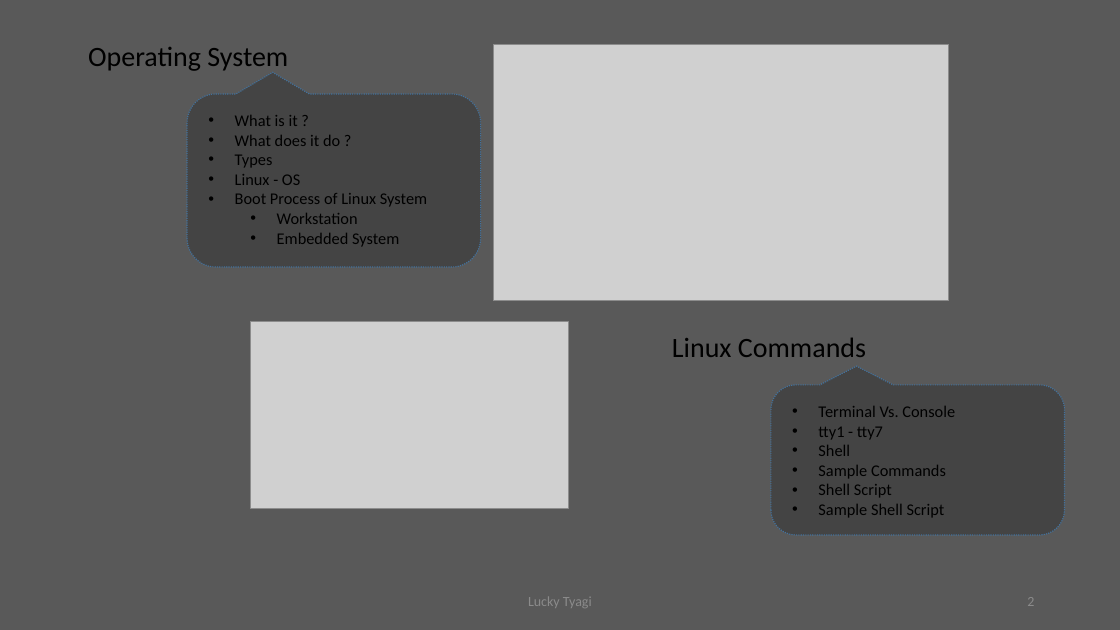
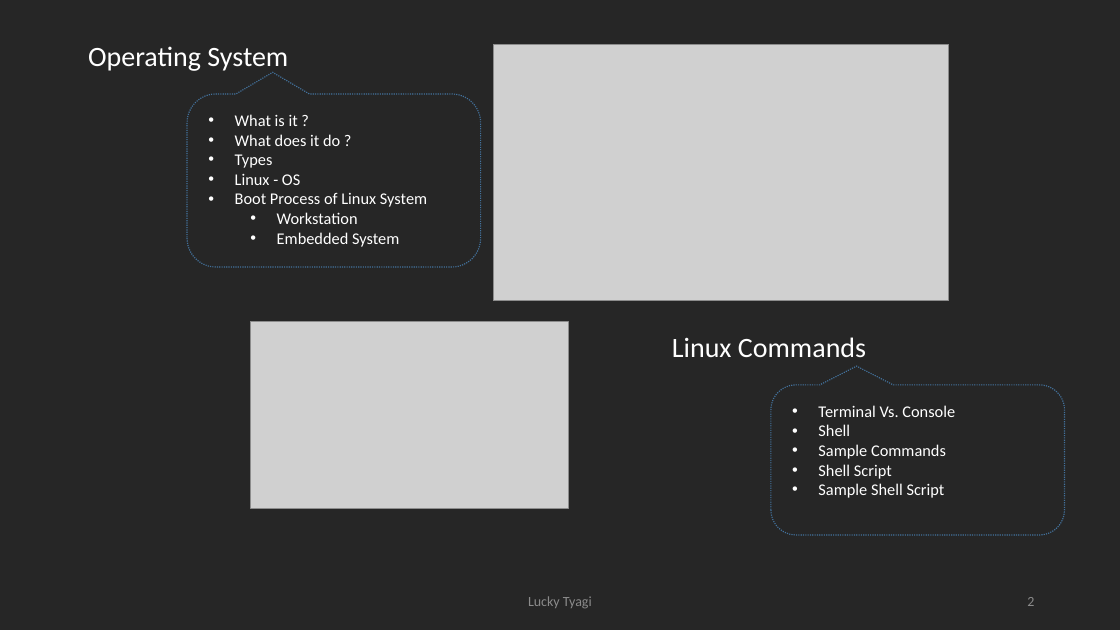
Before and after one commit to LuckyTyagi279/Misc, a slide deck: slide 2 of FRESHERS TRAINING.pptx. Drawn at 1120x630 pixels with LibreOffice and Linux fonts; fonts in the diff are those of the drawing; grey boxes stand for pictures. Boxes give left, top, right and bottom in pixels: in the first picture for what was removed or moved away, otherwise in the second. Text is boxed around its words. In the diff, an @@ line names an element or a change of style, - is before the commit and + after.

Commit message:
Update Presentation

```diff
--- a/FRESHERS TRAINING.pptx
+++ b/FRESHERS TRAINING.pptx
@@ background #595959 to #262626 @@
@@ text colour #000000 to #FFFFFF in 4 elements at <box>235,114,427,247</box>, <box>88,46,288,73</box>, <box>672,337,866,357</box>, <box>818,405,955,498</box> @@
@@ text at <box>818,427,883,439</box>: paragraph removed @@
-• tty1 - tty7
```
Also in this commit, not shown: 9 other slides changed, 18 slides added.
